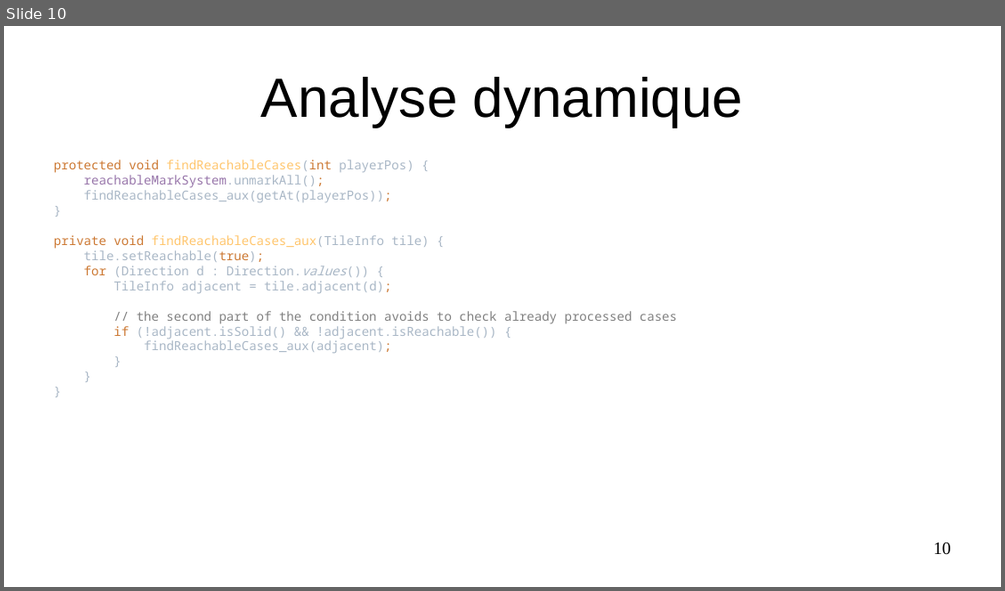
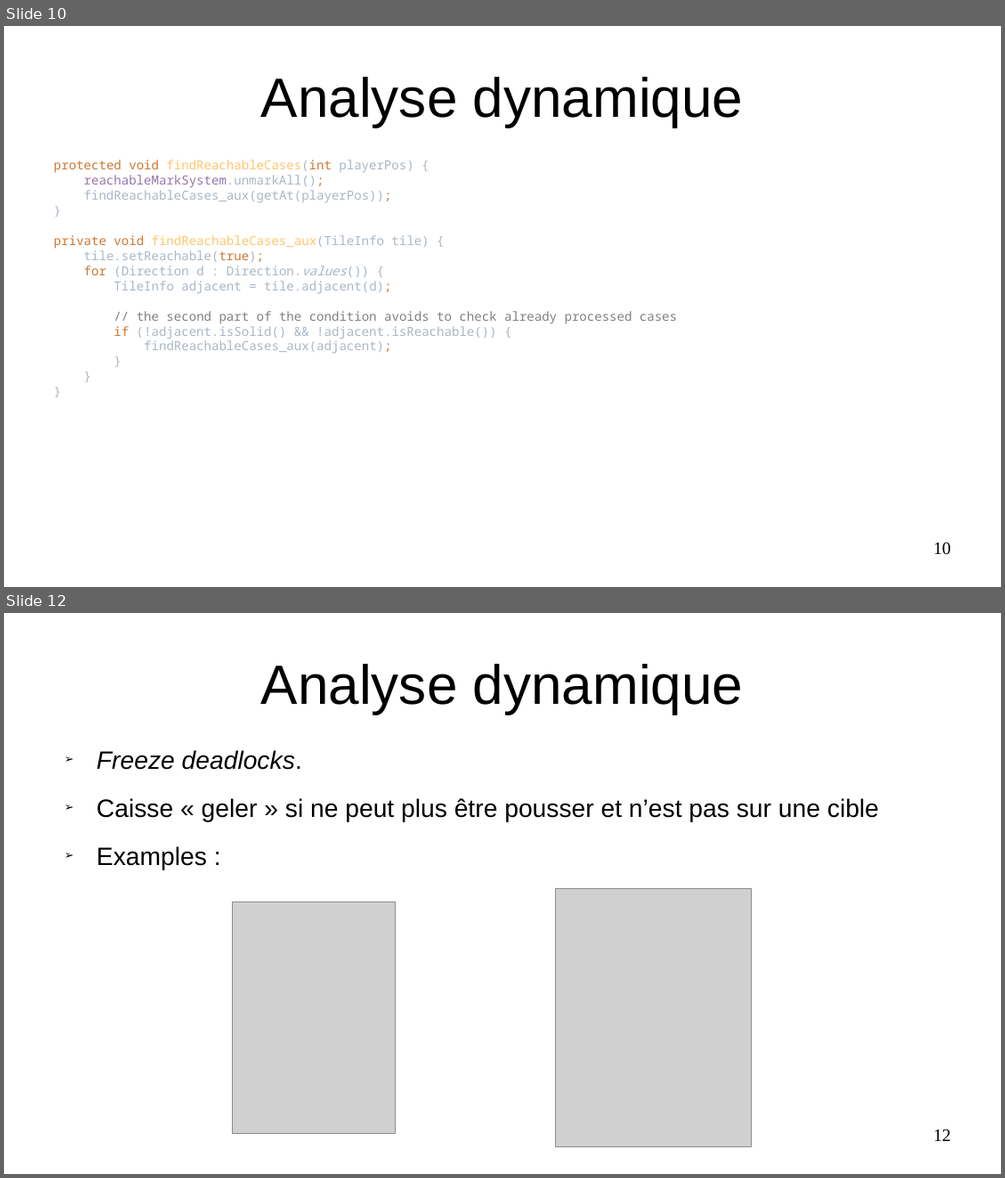
Before and after one commit to PoulpoGaz/sokoshell, a slide deck: documents/presentation.odp. Shown one above the other, each under a label of ours: slide 10 before the commit, slides 10 and 12 after it; the slides between them are not shown. The pictures are 1005x591 and 1005x1178 pixels, drawn with LibreOffice and Linux fonts; fonts in the diff are those of the drawing; grey boxes stand for pictures. Boxes give left, top, right and bottom in pixels: in the first picture for what was removed or moved away, otherwise in the second. Text is boxed around its words. In the diff, an @@ line names an element or a change of style, - is before the commit and + after.

Commit message:
add freeze deadlock, state definition and sokoban presentation to presentation. add a pack a level that will be presented with the editor

```diff
--- a/documents/presentation.odp
+++ b/documents/presentation.odp
@@ slide 12 added at <box>4,613,1001,1174</box>, background #FFFFFF @@
@@ title added at <box>261,664,744,714</box>, 44 pt, text #000000 @@
+Analyse dynamique
@@ text added at <box>97,750,879,870</box>, 20 pt, text #000000 @@
+➢ Freeze deadlocks.
+➢ Caisse « geler » si ne peut plus être pousser et n’est pas sur une cible
+➢ Examples :
@@ picture added at <box>232,901,396,1133</box> @@
@@ picture added at <box>556,888,752,1147</box> @@
@@ page number added at <box>933,1129,951,1141</box>, 14 pt, text #000000 @@
+12
```
Also in this commit, not shown: 3 slides changed, 4 other slides added, 1 slide removed, 3 other files.
